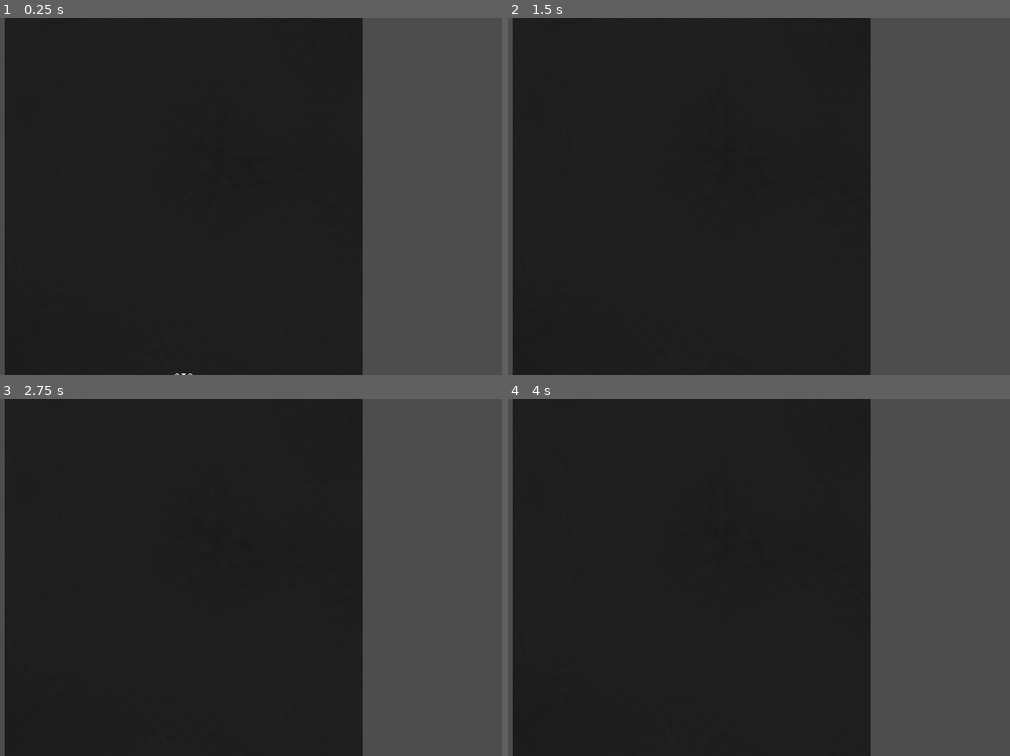
Above: before the commit, frames 1-4 (two rows, left to right).
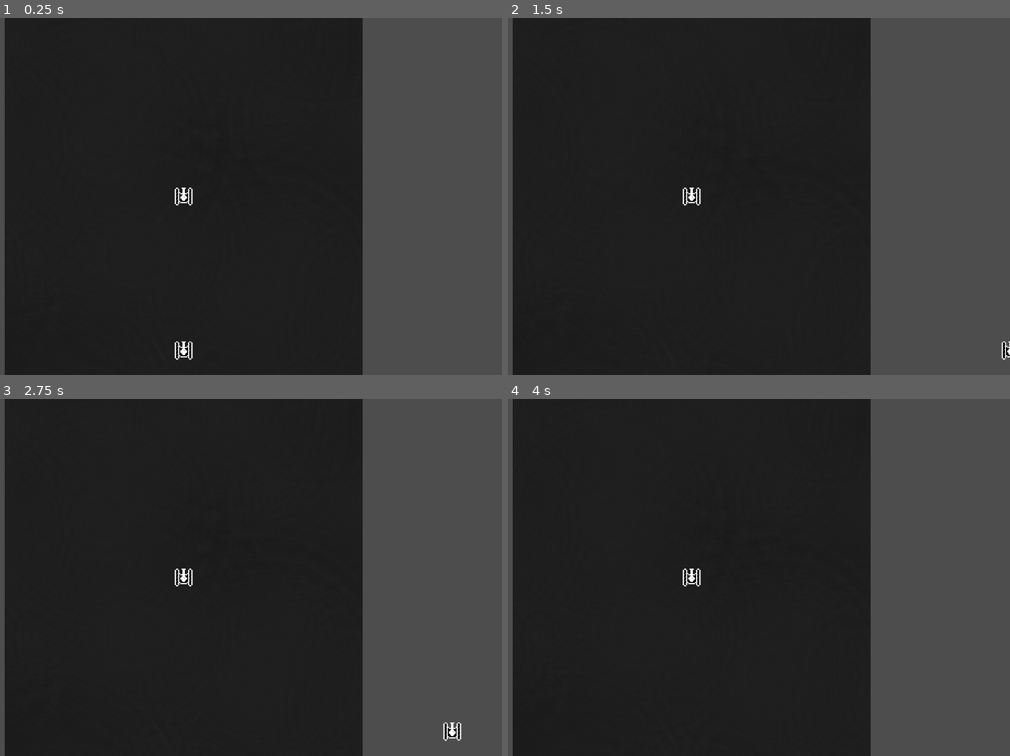
Above: after the commit, the same moments.

Repository: n0stresqote/erasmus_game
Game: Godot game, scene res://Scenes/main.tscn
Two runs of this game, one before a commit and one after it. Both use one fixed random seed, a clock stepped at 60 frames per second and the inputs below.
Inputs:
- Up to frame 1 (0.25 s): no input
- Up to frame 2 (1.5 s): tap Enter (ui_accept) at 0.5, 0.6, 0.77, 1.07, 1.35 s; hold Right (ui_right) from 0.53 s (still down)
- Up to frame 3 (2.75 s): tap Enter (ui_accept) at 1.52, 1.82, 2, 2.1 s; release Right (ui_right) at 2.03 s; hold Left (ui_left) from 2.03 s (still down)
- Up to frame 4 (4 s): release Left (ui_left) at 2.78 s; hold Right (ui_right) from 2.78 s (still down); tap Enter (ui_accept) at 2.85, 3.02, 3.32, 3.5, 3.6, 3.77 s

The runs differ from the first frame. In frame 1, 0.3% of the frame differs, in the area x 34-39%, y 47-100%; in frame 2, 0.2%; in frame 3, 0.3%; in frame 4, 0.1%.

Commit message:
some movement

Diff:
--- a/tank-busters/Scenes/main.tscn
+++ b/tank-busters/Scenes/main.tscn
@@ -2,6 +2,7 @@
 
 [ext_resource type="Texture2D" uid="uid://c1qjkardkn5do" path="res://Assets/bg_placeholder.png" id="1_jjgbg"]
 [ext_resource type="PackedScene" uid="uid://conbevxco65xn" path="res://Scenes/player1.tscn" id="2_bo1nx"]
+[ext_resource type="PackedScene" uid="uid://dxg3afxctbwue" path="res://player_2.tscn" id="3_8gbba"]
 
 [node name="Main" type="Node2D" unique_id=1481846139]
 
@@ -14,4 +15,4 @@
 [node name="player1" parent="." unique_id=603012136 instance=ExtResource("2_bo1nx")]
 position = Vector2(0, 138)
 
-[node name="Node3D" type="Node3D" parent="." unique_id=231981767]
+[node name="player2" parent="." unique_id=1884065830 instance=ExtResource("3_8gbba")]
--- a/tank-busters/Scenes/player1.tscn
+++ b/tank-busters/Scenes/player1.tscn
@@ -1,7 +1,7 @@
 [gd_scene format=3 uid="uid://conbevxco65xn"]
 
 [ext_resource type="Texture2D" uid="uid://xkxb0vocsktb" path="res://Assets/tank_placeholder.png" id="1_n6hdu"]
-[ext_resource type="Script" uid="uid://djlvr2haxje4k" path="res://Scenes/player_1.gd" id="1_ndhuy"]
+[ext_resource type="Script" uid="uid://b6sq1qs4evg68" path="res://Scripts/player_1.gd" id="1_ndhuy"]
 
 [sub_resource type="RectangleShape2D" id="RectangleShape2D_ndhuy"]
 size = Vector2(14, 14)
--- a/tank-busters/Scenes/player_1.gd
+++ /dev/null
@@ -1,25 +0,0 @@
-extends CharacterBody2D
-
-
-const SPEED = 300.0
-const JUMP_VELOCITY = -400.0
-
-
-func _physics_process(delta: float) -> void:
-	# Add the gravity.
-	if not is_on_floor():
-		velocity += get_gravity() * delta
-
-	# Handle jump.
-	if Input.is_action_just_pressed("ui_accept") and is_on_floor():
-		velocity.y = JUMP_VELOCITY
-
-	# Get the input direction and handle the movement/deceleration.
-	# As good practice, you should replace UI actions with custom gameplay actions.
-	var direction := Input.get_axis("ui_left", "ui_right")
-	if direction:
-		velocity.x = direction * SPEED
-	else:
-		velocity.x = move_toward(velocity.x, 0, SPEED)
-
-	move_and_slide()
--- /dev/null
+++ b/tank-busters/Scenes/player_2.tscn
@@ -0,0 +1,10 @@
+[gd_scene format=3 uid="uid://bdh1mtju47edc"]
+
+[ext_resource type="Script" uid="uid://6nfd4s8s3pee" path="res://Scripts/player_2.gd" id="1_mkara"]
+
+[node name="player2" type="CharacterBody2D" unique_id=2017270775]
+script = ExtResource("1_mkara")
+
+[node name="CollisionShape2D" type="CollisionShape2D" parent="." unique_id=71647752]
+
+[node name="Sprite2D" type="Sprite2D" parent="." unique_id=1583247447]
--- /dev/null
+++ b/tank-busters/Scripts/player_1.gd
@@ -0,0 +1,20 @@
+extends CharacterBody2D
+
+
+const SPEED = 300.0
+
+# arrow keys movement
+
+func _physics_process(delta: float) -> void:
+	# character movement:
+	var direction = Vector2(
+		Input.get_axis("ui_left", "ui_right"),
+		Input.get_axis("ui_up", "ui_down")
+	)
+
+	if direction != Vector2.ZERO:
+		velocity = direction.normalized() * SPEED
+	else:
+		velocity = velocity.move_toward(Vector2.ZERO, SPEED)
+
+	move_and_slide()
--- /dev/null
+++ b/tank-busters/Scripts/player_2.gd
@@ -0,0 +1,17 @@
+extends CharacterBody2D
+
+
+const SPEED = 300.0
+
+# wasd movement
+
+func _physics_process(delta):
+	var direction = Input.get_vector(
+		"p1_left",
+		"p1_right",
+		"p1_up",
+		"p1_down"
+	)
+
+	velocity = direction * SPEED
+	move_and_slide()
--- a/tank-busters/character_body_2d.gd
+++ /dev/null
@@ -1,25 +0,0 @@
-extends CharacterBody2D
-
-
-const SPEED = 300.0
-const JUMP_VELOCITY = -400.0
-
-
-func _physics_process(delta: float) -> void:
-	# Add the gravity.
-	if not is_on_floor():
-		velocity += get_gravity() * delta
-
-	# Handle jump.
-	if Input.is_action_just_pressed("ui_accept") and is_on_floor():
-		velocity.y = JUMP_VELOCITY
-
-	# Get the input direction and handle the movement/deceleration.
-	# As good practice, you should replace UI actions with custom gameplay actions.
-	var direction := Input.get_axis("ui_left", "ui_right")
-	if direction:
-		velocity.x = direction * SPEED
-	else:
-		velocity.x = move_toward(velocity.x, 0, SPEED)
-
-	move_and_slide()
--- /dev/null
+++ b/tank-busters/player_2.tscn
@@ -0,0 +1,16 @@
+[gd_scene format=3 uid="uid://dxg3afxctbwue"]
+
+[ext_resource type="Script" uid="uid://6nfd4s8s3pee" path="res://Scripts/player_2.gd" id="1_wkcja"]
+[ext_resource type="Texture2D" uid="uid://xkxb0vocsktb" path="res://Assets/tank_placeholder.png" id="2_8xjnt"]
+
+[sub_resource type="RectangleShape2D" id="RectangleShape2D_ndhuy"]
+size = Vector2(14, 14)
+
+[node name="player2" type="CharacterBody2D" unique_id=603012136]
+script = ExtResource("1_wkcja")
+
+[node name="CollisionShape2D" type="CollisionShape2D" parent="." unique_id=713726087]
+shape = SubResource("RectangleShape2D_ndhuy")
+
+[node name="Sprite2D" type="Sprite2D" parent="." unique_id=50748325]
+texture = ExtResource("2_8xjnt")
Not shown, removed: tank-busters/Scenes/player_1.gd.uid
Binary file removed: tank-busters/Scenes/tileset.png
Not shown, removed: tank-busters/Scenes/tileset.png.import
Not shown, added: tank-busters/Scripts/player_1.gd.uid
Not shown, added: tank-busters/Scripts/player_2.gd.uid
Not shown, removed: tank-busters/character_body_2d.gd.uid
